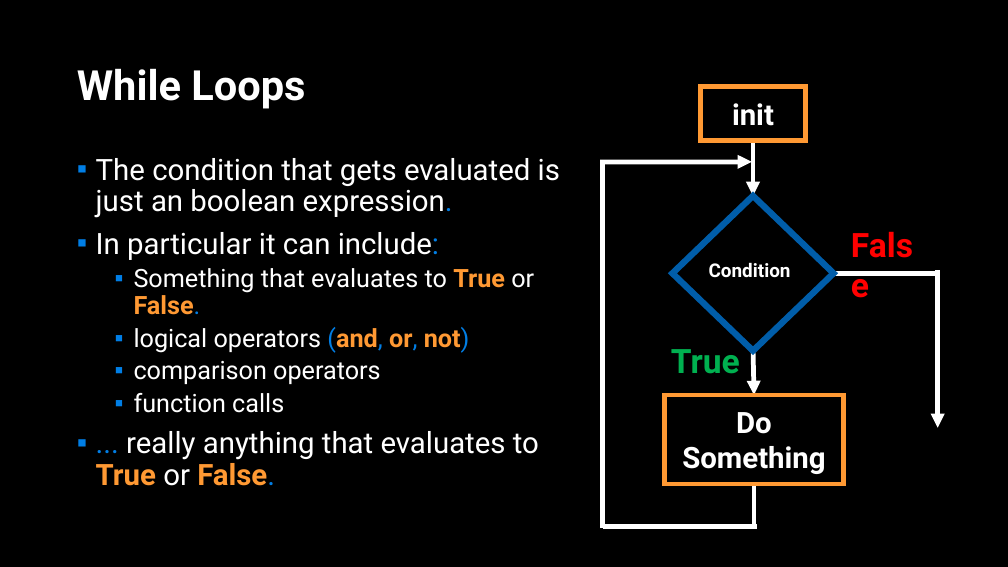
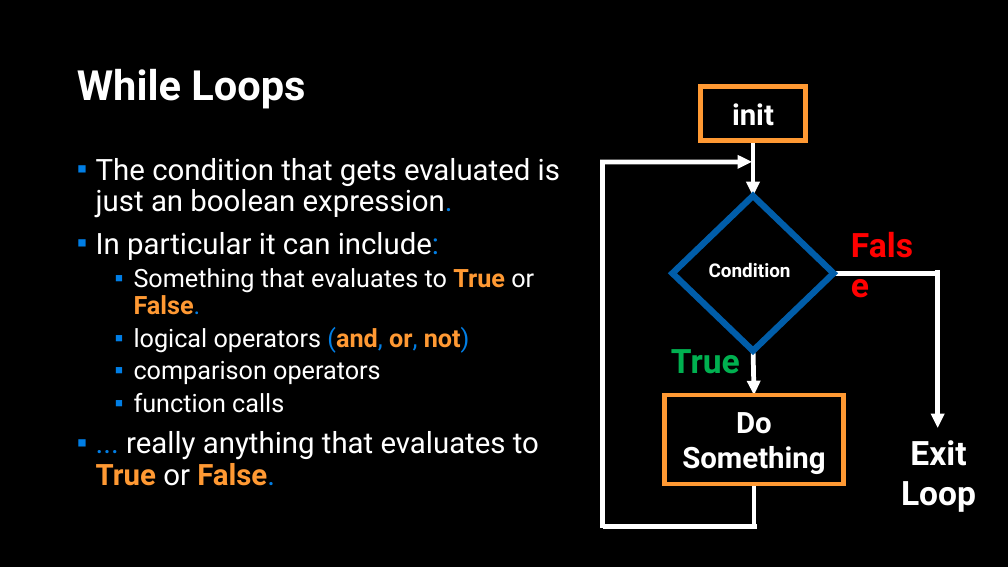
Before and after one commit to APS106/APS106-winter-2022-material, a slide deck: slide 6 of lectures/week4/lecture1/slides/week4_lecture1.pptx (slide 7 before the commit). Drawn at 1008x567 pixels with LibreOffice and Linux fonts; fonts in the diff are those of the drawing; background and template pictures are left out. Boxes give left, top, right and bottom in pixels: in the first picture for what was removed or moved away, otherwise in the second. Text is boxed around its words. In the diff, an @@ line names an element or a change of style, - is before the commit and + after.

```diff
--- a/lectures/week4/lecture1/slides/week4_lecture1.pptx
+++ b/lectures/week4/lecture1/slides/week4_lecture1.pptx
@@ text added at (901, 440, 976, 512), 32 pt, text #FFFFFF, bold @@
+Exit
+Loop
```
Also in this commit, not shown: 5 other slides changed, 11 slides added, 1 slide removed, 7 other files.
